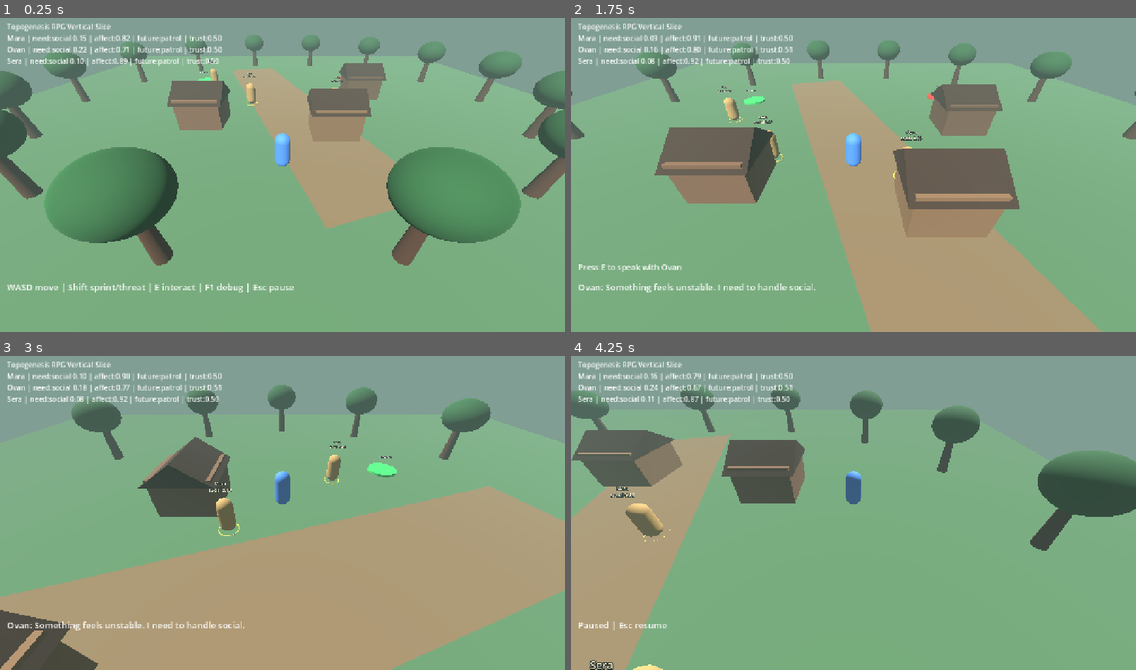
Above: before the commit, frames 1-4 (two rows, left to right).
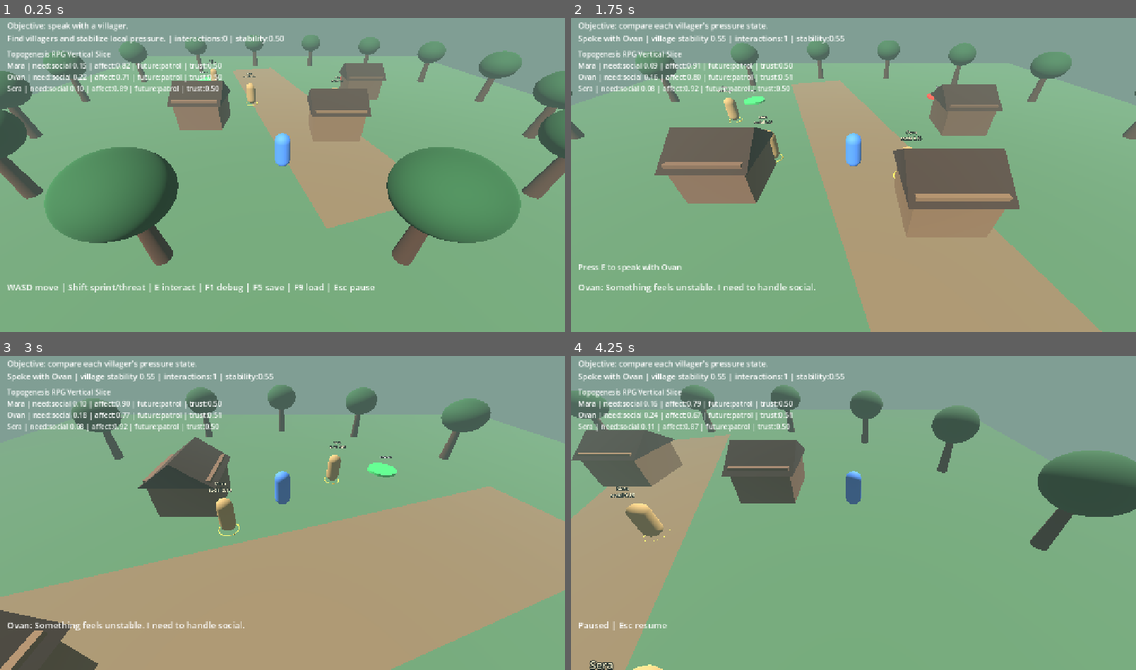
Above: after the commit, the same moments.

Repository: Homeo-X/Topogenesis
Game: Godot game, scene res://scenes/main.tscn
Two runs of this game, one before a commit and one after it. Both use one fixed random seed, a clock stepped at 60 frames per second and the inputs below.
Inputs:
- Up to frame 1 (0.25 s): no input
- Up to frame 2 (1.75 s): hold E (interact) 0.53-1.28 s; hold W (move_forward) from 0.53 s (still down); tap Shift (sprint) at 0.8, 1.35 s; tap E (interact) at 1.55 s
- Up to frame 3 (3 s): release W (move_forward) at 2.03 s; hold E (interact) 2.03-2.78 s; hold A (move_left) from 2.03 s (still down); tap Shift (sprint) at 2.3, 2.85 s
- Up to frame 4 (4.25 s): tap E (interact) at 3.05 s; release A (move_left) at 3.53 s; hold S (move_back) from 3.53 s (still down); hold E (interact) from 3.53 s (still down); tap Shift (sprint) at 3.8 s; tap Escape (pause) at 4.15 s

The runs differ from the first frame. In frame 1, 3.0% of the frame differs, in the area x 1-67%, y 1-88%; in frame 2, 2.9%; in frame 3, 2.9%; in frame 4, 2.9%.

Commit message:
Add Godot vertical slice production systems

Diff:
--- a/godot/project.godot
+++ b/godot/project.godot
@@ -13,6 +13,7 @@
 [autoload]
 
 TopogenesisBridge="*res://scripts/topogenesis_bridge.gd"
+GameDirector="*res://scripts/game_director.gd"
 
 [display]
 
--- a/godot/scripts/debug_hud.gd
+++ b/godot/scripts/debug_hud.gd
@@ -1,6 +1,7 @@
 extends CanvasLayer
 
 var info_label: Label
+var objective_label: Label
 var dialogue_label: Label
 var prompt_label: Label
 var debug_visible := true
@@ -8,8 +9,14 @@
 
 
 func _ready() -> void:
+	objective_label = Label.new()
+	objective_label.position = Vector2(16, 12)
+	objective_label.size = Vector2(1000, 64)
+	objective_label.add_theme_font_size_override("font_size", 18)
+	add_child(objective_label)
+
 	info_label = Label.new()
-	info_label.position = Vector2(16, 16)
+	info_label.position = Vector2(16, 78)
 	info_label.size = Vector2(760, 260)
 	info_label.add_theme_font_size_override("font_size", 16)
 	add_child(info_label)
@@ -18,7 +25,7 @@
 	dialogue_label.position = Vector2(16, 604)
 	dialogue_label.size = Vector2(1100, 80)
 	dialogue_label.add_theme_font_size_override("font_size", 20)
-	dialogue_label.text = "WASD move | Shift sprint/threat | E interact | F1 debug | Esc pause"
+	dialogue_label.text = "WASD move | Shift sprint/threat | E interact | F1 debug | F5 save | F9 load | Esc pause"
 	add_child(dialogue_label)
 
 	prompt_label = Label.new()
@@ -34,8 +41,9 @@
 		debug_visible = not debug_visible
 		info_label.visible = debug_visible
 	if dialogue_timer <= 0.0 and not dialogue_label.text.begins_with("WASD"):
-		dialogue_label.text = "WASD move | Shift sprint/threat | E interact | F1 debug | Esc pause"
+		dialogue_label.text = "WASD move | Shift sprint/threat | E interact | F1 debug | F5 save | F9 load | Esc pause"
 
+	objective_label.text = "%s\n%s" % [GameDirector.objective_text(), GameDirector.status_text()]
 	var lines: Array[String] = ["Topogenesis RPG Vertical Slice"]
 	for npc in get_tree().get_nodes_in_group("npc"):
 		if npc.has_method("debug_summary"):
--- /dev/null
+++ b/godot/scripts/game_director.gd
@@ -0,0 +1,73 @@
+extends Node
+
+const SAVE_PATH := "user://topogenesis_save.json"
+
+var interactions := 0
+var village_stability := 0.5
+var last_status := "Find villagers and stabilize local pressure."
+
+
+func record_interaction(npc_id: String, npc_state: Dictionary) -> void:
+	interactions += 1
+	var affect := float(npc_state.get("affect_stability", 0.5))
+	var need := float(npc_state.get("need_total", 0.5))
+	village_stability = clampf(lerpf(village_stability, affect * (1.0 - 0.35 * need), 0.18), 0.0, 1.0)
+	last_status = "Spoke with %s | village stability %.2f" % [npc_id, village_stability]
+
+
+func objective_text() -> String:
+	if interactions < 1:
+		return "Objective: speak with a villager."
+	if village_stability < 0.45:
+		return "Objective: reduce hazard pressure and rebuild trust."
+	if interactions < 3:
+		return "Objective: compare each villager's pressure state."
+	return "Objective: village pressure mapped. Prototype loop complete."
+
+
+func status_text() -> String:
+	return "%s | interactions:%d | stability:%.2f" % [last_status, interactions, village_stability]
+
+
+func snapshot() -> Dictionary:
+	return {
+		"version": 1,
+		"interactions": interactions,
+		"village_stability": village_stability,
+		"last_status": last_status,
+		"bridge": TopogenesisBridge.export_snapshot(),
+	}
+
+
+func restore(snapshot_data: Dictionary) -> void:
+	interactions = int(snapshot_data.get("interactions", 0))
+	village_stability = clampf(float(snapshot_data.get("village_stability", 0.5)), 0.0, 1.0)
+	last_status = str(snapshot_data.get("last_status", "Save restored."))
+	TopogenesisBridge.import_snapshot(snapshot_data.get("bridge", {}))
+
+
+func save_game() -> bool:
+	var file := FileAccess.open(SAVE_PATH, FileAccess.WRITE)
+	if file == null:
+		last_status = "Save failed: %s" % FileAccess.get_open_error()
+		return false
+	file.store_string(JSON.stringify(snapshot(), "\t"))
+	last_status = "Saved game state."
+	return true
+
+
+func load_game() -> bool:
+	if not FileAccess.file_exists(SAVE_PATH):
+		last_status = "No save file found."
+		return false
+	var file := FileAccess.open(SAVE_PATH, FileAccess.READ)
+	if file == null:
+		last_status = "Load failed: %s" % FileAccess.get_open_error()
+		return false
+	var parsed = JSON.parse_string(file.get_as_text())
+	if typeof(parsed) != TYPE_DICTIONARY:
+		last_status = "Load failed: invalid save data."
+		return false
+	restore(parsed)
+	last_status = "Loaded game state."
+	return true
--- a/godot/scripts/main.gd
+++ b/godot/scripts/main.gd
@@ -20,6 +20,10 @@
 func _process(_delta: float) -> void:
 	if Input.is_action_just_pressed("pause"):
 		_toggle_pause()
+	if Input.is_action_just_pressed("save_game"):
+		_show_system_result(GameDirector.save_game(), "Saved.", "Save failed.")
+	if Input.is_action_just_pressed("load_game"):
+		_show_system_result(GameDirector.load_game(), "Loaded.", "Load failed.")
 	if is_paused:
 		return
 	nearest_npc = _find_nearest_npc()
@@ -30,8 +34,15 @@
 	var interact_down := Input.is_action_pressed("interact")
 	if nearest_npc != null and interact_down and not interact_was_down:
 		if nearest_npc.has_method("interact"):
-			hud.show_dialogue(nearest_npc.interact())
+			var line: String = nearest_npc.interact()
+			if nearest_npc.has_method("current_state"):
+				GameDirector.record_interaction(nearest_npc.name, nearest_npc.current_state())
+			hud.show_dialogue(line)
 	interact_was_down = interact_down
+
+
+func _show_system_result(ok: bool, success: String, failure: String) -> void:
+	hud.show_dialogue(success if ok else "%s %s" % [failure, GameDirector.status_text()])
 
 
 func _configure_input_actions() -> void:
@@ -43,6 +54,8 @@
 	_ensure_key_action("sprint", KEY_SHIFT)
 	_ensure_key_action("pause", KEY_ESCAPE)
 	_ensure_key_action("toggle_debug", KEY_F1)
+	_ensure_key_action("save_game", KEY_F5)
+	_ensure_key_action("load_game", KEY_F9)
 
 
 func _ensure_key_action(action_name: StringName, keycode: Key) -> void:
--- a/godot/scripts/npc_controller.gd
+++ b/godot/scripts/npc_controller.gd
@@ -71,6 +71,10 @@
 		state.get("future_action", "observe"),
 		state.get("trust_player", 0.5),
 	]
+
+
+func current_state() -> Dictionary:
+	return state.duplicate(true)
 
 
 func _desired_position(player: Node3D, distance_to_player: float) -> Vector3:
--- a/godot/scripts/topogenesis_bridge.gd
+++ b/godot/scripts/topogenesis_bridge.gd
@@ -103,6 +103,26 @@
 	return "%s: Something feels unstable. I need to handle %s." % [name, need]
 
 
+func export_snapshot() -> Dictionary:
+	var snapshot := {}
+	for npc_id in npc_states:
+		var source: Dictionary = npc_states[npc_id]
+		snapshot[npc_id] = source.duplicate(true)
+	return snapshot
+
+
+func import_snapshot(snapshot: Dictionary) -> void:
+	npc_states.clear()
+	for npc_id in snapshot:
+		var source: Dictionary = snapshot[npc_id]
+		register_npc(str(npc_id), str(source.get("display_name", npc_id)))
+		for key in source:
+			npc_states[str(npc_id)][key] = source[key]
+		var memory: Array = npc_states[str(npc_id)].get("memory_events", [])
+		while memory.size() > MAX_MEMORY_EVENTS:
+			memory.pop_front()
+
+
 func _dominant_need(values: Dictionary) -> String:
 	var best_key := "unknown"
 	var best_value := -INF
--- /dev/null
+++ b/godot/scripts/validate_project.gd
@@ -0,0 +1,27 @@
+extends SceneTree
+
+
+func _init() -> void:
+	var failures: Array[String] = []
+	if not ProjectSettings.has_setting("application/run/main_scene"):
+		failures.append("Missing main scene setting.")
+	for autoload_name in ["TopogenesisBridge", "GameDirector"]:
+		if not ProjectSettings.has_setting("autoload/%s" % autoload_name):
+			failures.append("Missing autoload: %s" % autoload_name)
+	for path in [
+		"res://scenes/main.tscn",
+		"res://scripts/main.gd",
+		"res://scripts/player_controller.gd",
+		"res://scripts/npc_controller.gd",
+		"res://scripts/topogenesis_bridge.gd",
+		"res://scripts/game_director.gd",
+	]:
+		if not ResourceLoader.exists(path):
+			failures.append("Missing resource: %s" % path)
+	if failures.is_empty():
+		print("Godot project validation passed.")
+		quit(0)
+	else:
+		for failure in failures:
+			push_error(failure)
+		quit(1)
Not shown, changed: godot/PRODUCTION_NOTES.md
Not shown, changed: godot/README.md
